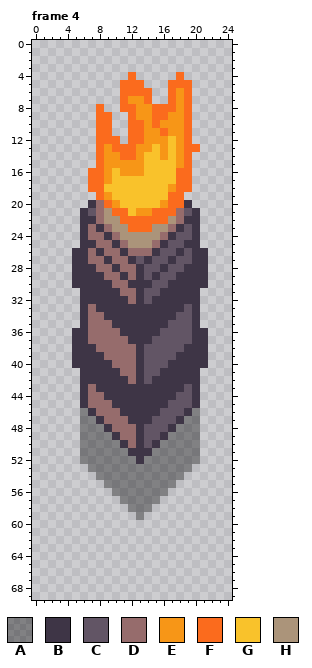
Edited in one commit: pixel-art file (bleed-client/asesprite/Torch.aseprite). The picture above was drawn from the file before the commit.
100x120 pixels, 4 frames. Shown: frame 4. The old version is drawn lined up with the new one, on the new canvas. The commit also changed other frames, which this record leaves out.
Visible layers, top first: "Fill", "Diffuse", "Shadow" opacity 37%.
Palette (. is transparent): A #0000005f  B #3e3546  C #625565  D #966c6c  E #f79617  F #fb6b1d  G #f9c22b  H #ab947a
Pixels before, frame 4, first column x 5:
 4 .......F.....F...
 5 ......FFF...FFF..
 6 ......FFFF..FEF..
 7 ......FEEF..FEF..
 8 ...F..FFEEFFFEF..
 9 ...FF..FEEFFEEF..
10 ...FF..FFEFEEEF..
11 ...FF..FFEEFEEF..
12 ...FFF.FFEEEGEF..
13 ...FEFFFEEGEGEFF.
14 ...FEEFFEGGEGEF..
15 ...FEEEEEGGGGEF..
16 ..FFEGEEEGGGGFF..
17 ..FFEGGGGGGGGFF..
18 ..FFGGGGGGGGEFF..
19 ...FEGGGGGGGFF...
20 ..BDFEGGGGGEFFB..
21 .BCDHFFGEEFFFDCB.
22 .BBDHHFFFFFFHDBB.
23 .BDBDHHFFFHHDBCB.
24 .BDDBDHHHHHDBCCB.
25 .BBDDBDHHHDBCCBB.
26 BBDBDDBDDDBCCBCBB
27 BBDDBDDBCBCCBCCBB
28 BBBDDBDDBCCBCCBBB
29 BBBBDDBDBCBCCBBBB
30 BBBBBDDBBBCCBBBBB
31 .BBBBBDDBCCBBBBB.
32 .BBBBBBDBCBBBBBB.
33 .BDBBBBBBBBBBBCB.
34 .BDDBBBBBBBBBCCB.
35 .BDDDBBBBBBBCCCB.
36 BBDDDDBBBBBCCCCBB
37 BBDDDDDBBBCCCCCBB
38 BBBDDDDDBCCCCCBBB
39 BBBBDDDDBCCCCBBBB
40 BBBBBDDDBCCCBBBBB
41 .BBBBBDDBCCBBBBB.
42 .BBBBBBDBCBBBBBB.
43 .BDBBBBBBBBBBBCB.
44 .BDDBBBBBBBBBCCB.
45 .BDDDBBBBBBBCCCB.
46 .ABDDDBBBBBCCCBA.
47 .AABDDDBBBCCCBAA.
48 .AAABDDDBCCCBAAA.
49 .AAAABDDBCCBAAAA.
50 .AAAAABDBCBAAAAA.
51 .AAAAAABBBAAAAAA.
52 .AAAAAAABAAAAAAA.
53 ..AAAAAAAAAAAAA..
54 ...AAAAAAAAAAA...
55 ....AAAAAAAAA....
56 .....AAAAAAA.....
57 ......AAAAA......
58 .......AAA.......
59 ........A........
The same view after the edit:
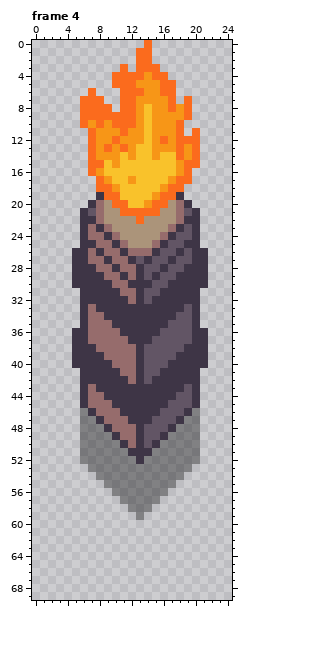
Changes in this commit:
canvas 100x120 -> 25x70, the old top-left corner now at -37,-37 (the part of the old canvas that was cut away was empty and is not shown)
Changed rows in their new state; - is an unchanged pixel.
Frame 4:
first column x 6:
 0 --------F------
 1 -------FF------
 2 -------FF------
 3 -----F-FFF-----
 4 ----FF-FEFF-.--
 5 ----F--EEEF-..-
 6 -F------EEF-..-
 7 FFF---F-EEE-.--
 8 FF-F----GEE----
 9 FF--FF--GEE----
10 FE-EFF-EGE--F.-
11 -FEEEFEEG-E-F.F
12 -FEE-EEEG-FEF-F
13 -FEFE-EGGE-EFE-
14 -FE--GEG-EG-FEF
15 -F-G-GGG------F
16 --EG-GGG----E--
17 -.----E----E---
18 -.-FE-----EF-.-
19 --BFF----EF-B--
20 ---HFF--EFFHD--
21 ----H-FFF-HH---
22 -----HH-HHH----
23 ------HHH------
